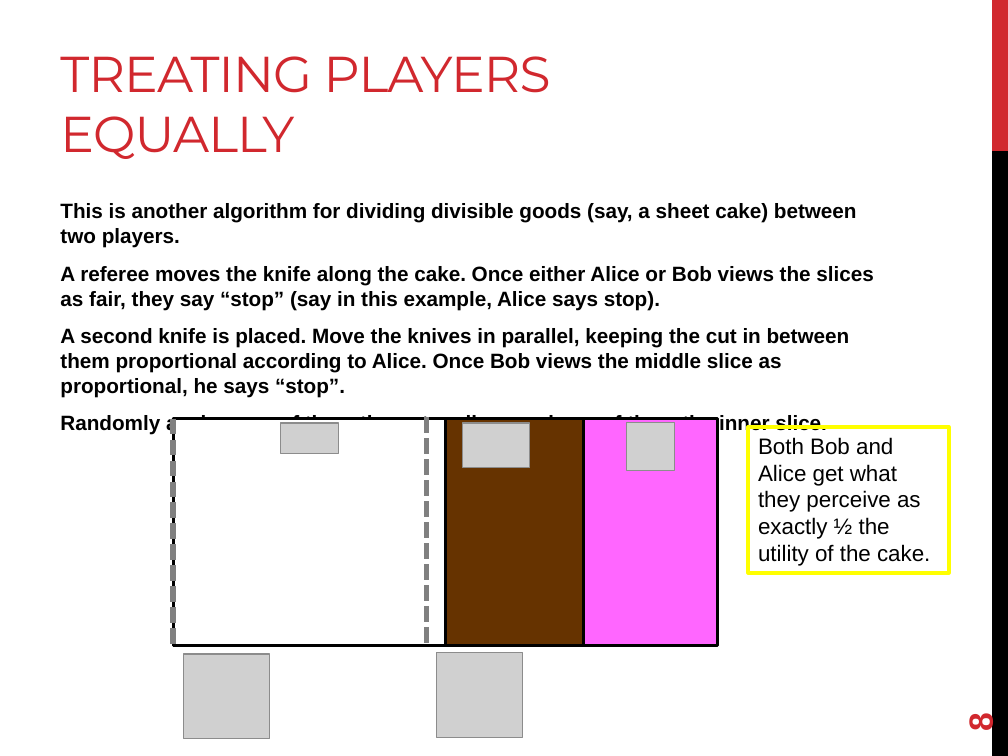
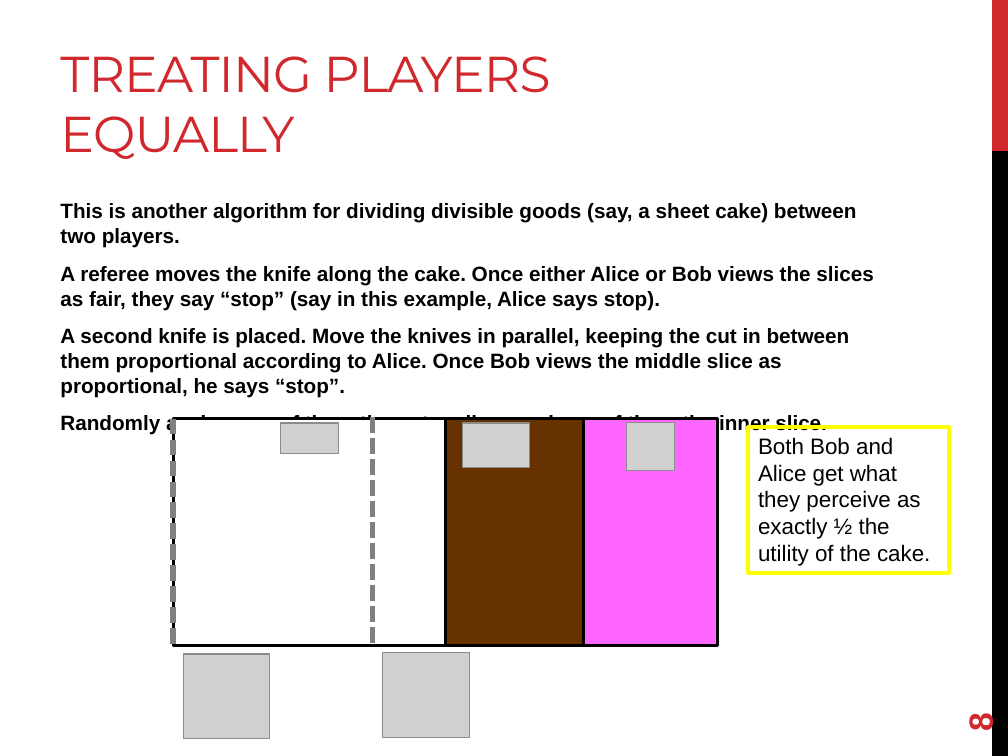
Before and after one commit to mech-design/mech-design.github.io, a slide deck: slide 8 of lecs/cmsc498t_s2022_lec13+14+15_knittel.pptx. Drawn at 1008x756 pixels with LibreOffice and Linux fonts; fonts in the diff are those of the drawing; grey boxes stand for pictures. Boxes give left, top, right and bottom in pixels: in the first picture for what was removed or moved away, otherwise in the second. Text is boxed around its words. In the diff, an @@ line names an element or a change of style, - is before the commit and + after.

```diff
--- a/lecs/cmsc498t_s2022_lec13+14+15_knittel.pptx
+++ b/lecs/cmsc498t_s2022_lec13+14+15_knittel.pptx
@@ line moved from (426, 417) - (426, 644) to (373, 417) - (373, 644) @@
@@ picture: place and size @@
-picture at bbox=[436, 653, 523, 738]
+picture at bbox=[383, 653, 470, 738]
```
Also in this commit, not shown: 2 other slides changed, 1 other file.
